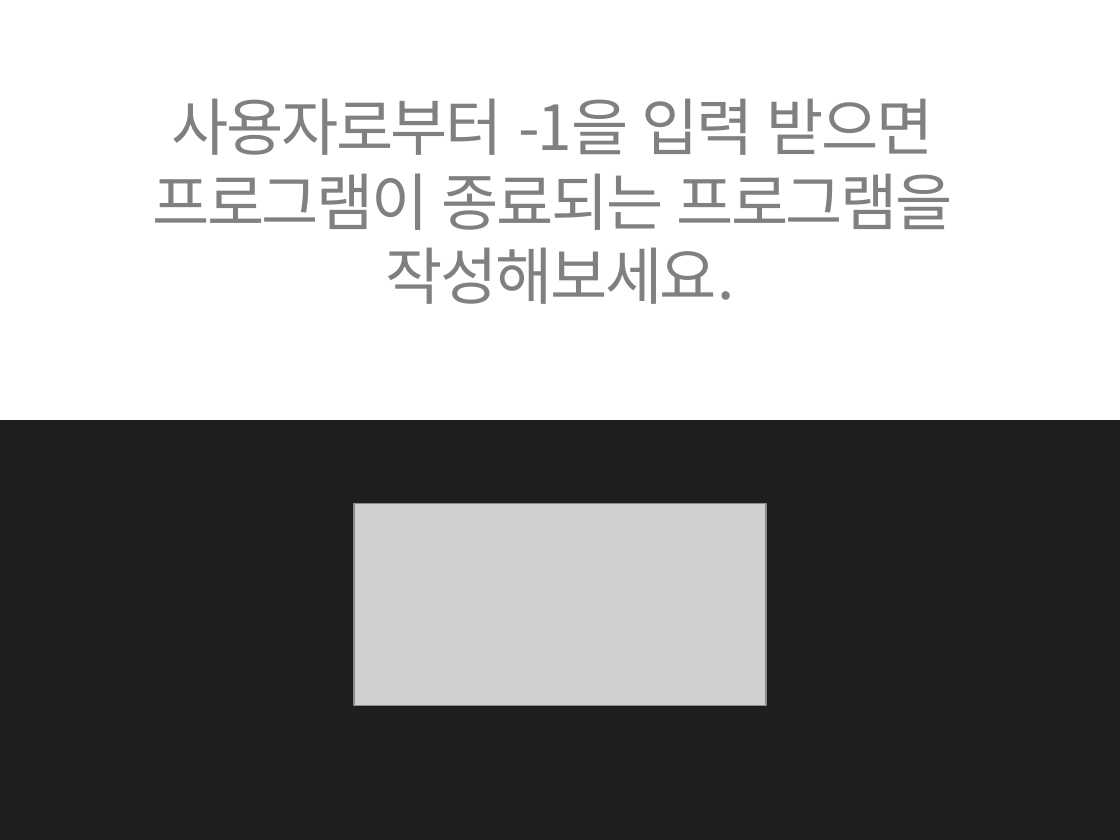
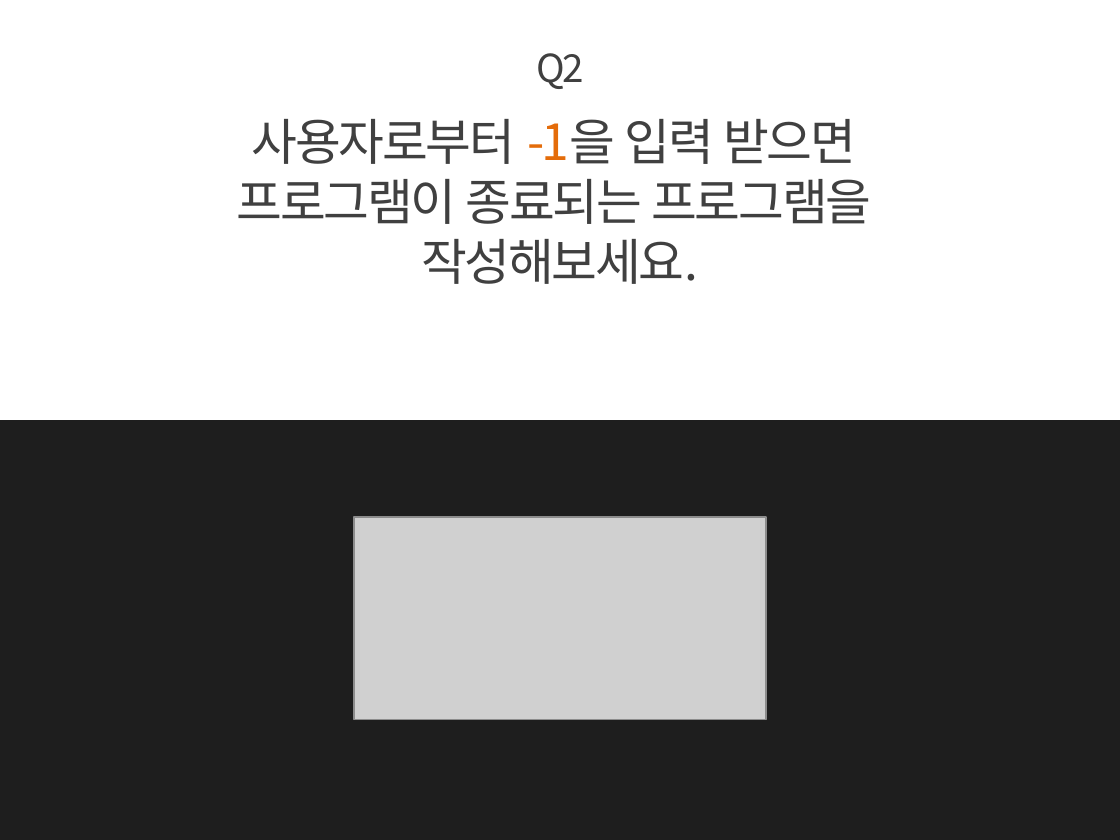
Before and after one commit to kwonkijun/python, a slide deck: slide 19 of 파이썬기초(PPT)/파이썬 기초 7강_반복문.pptx. Drawn at 1120x840 pixels with LibreOffice and Linux fonts; fonts in the diff are those of the drawing; grey boxes stand for pictures. Boxes give left, top, right and bottom in pixels: in the first picture for what was removed or moved away, otherwise in the second. Text is boxed around its words. In the diff, an @@ line names an element or a change of style, - is before the commit and + after.

```diff
--- a/파이썬기초(PPT)/파이썬 기초 7강_반복문.pptx
+++ b/파이썬기초(PPT)/파이썬 기초 7강_반복문.pptx
@@ text added at box(536, 53, 584, 89), 24.8 pt, text #404040 @@
+Q2
@@ text "사용자로부터 -1을 입력 받으면" at box(237, 119, 871, 284): size 40 to 32 pt, text colour #808080 to #404040; text colour #808080 to #E46C0A in "-1을" @@
@@ picture: place and size @@
-picture at box(354, 504, 766, 706)
+picture at box(354, 517, 766, 719)
```
Also in this commit, not shown: 18 other slides changed, 39 other files.
